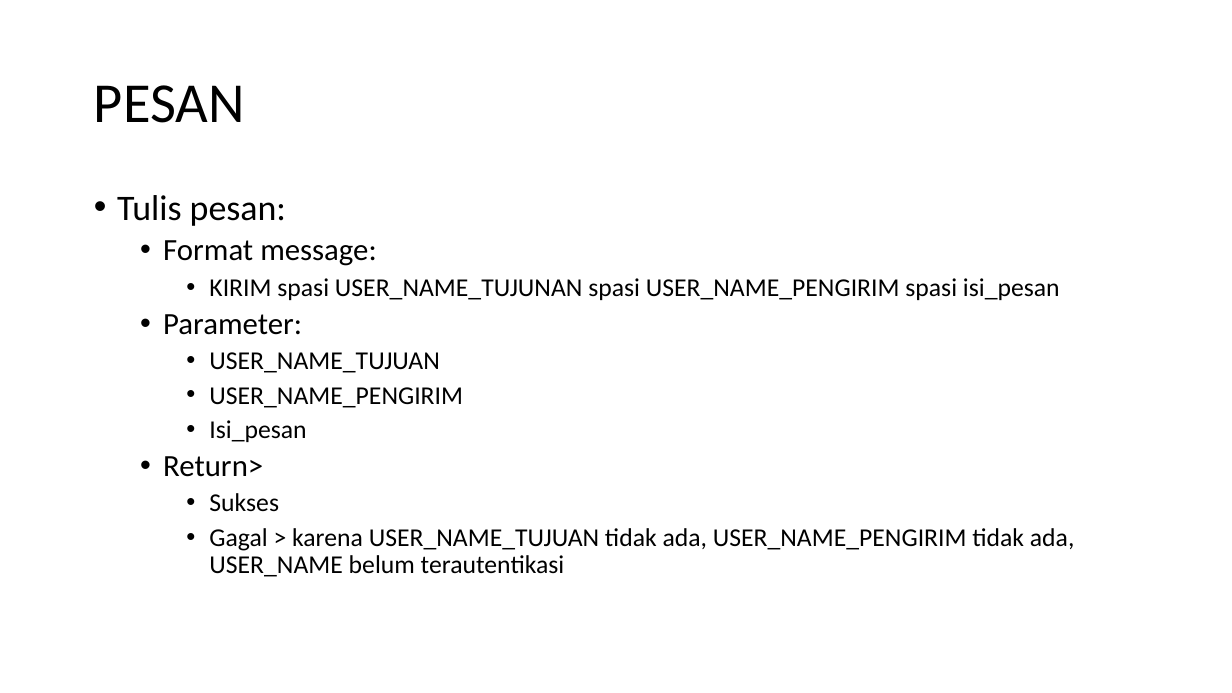
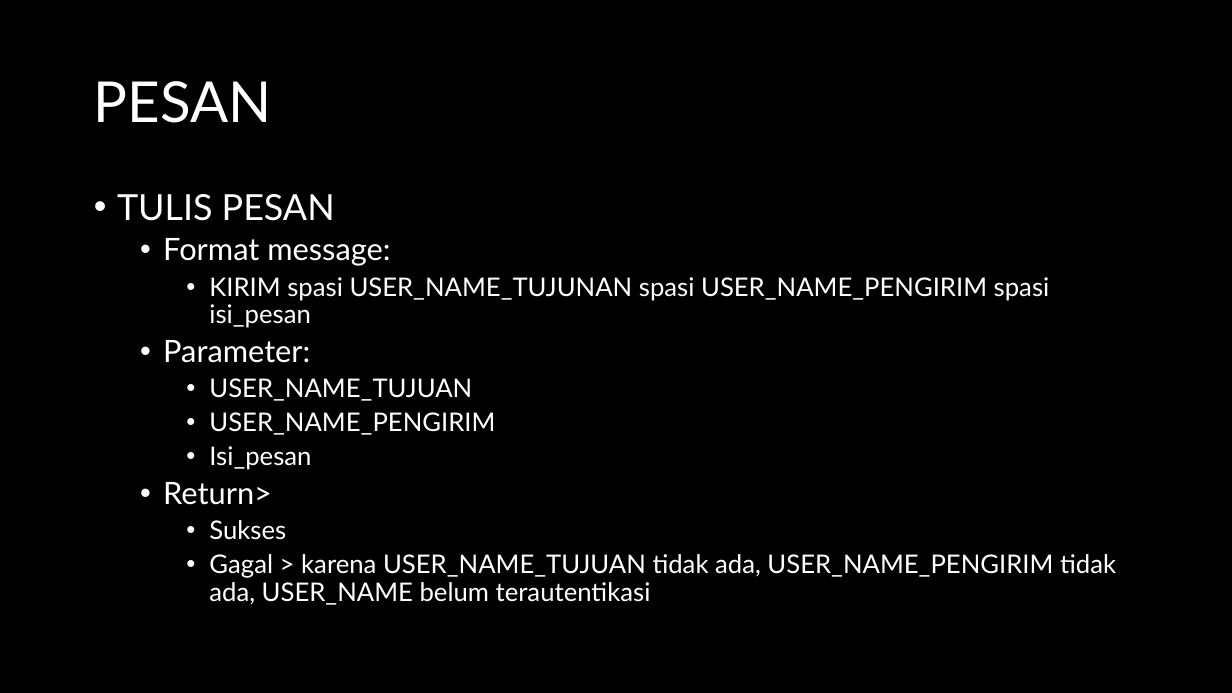
Before and after one commit to jeffrynasri/Kuliah-Progjar-E, a slide deck: slide 4 of DRAFT-CHAT-SERVER.pptx (slide 3 before the commit). Drawn at 1232x693 pixels with LibreOffice and Linux fonts; fonts in the diff are those of the drawing; background and template pictures are left out. Boxes give left, top, right and bottom in pixels: in the first picture for what was removed or moved away, otherwise in the second. Text is boxed around its words. In the diff, an @@ line names an element or a change of style, - is before the commit and + after.

```diff
--- a/DRAFT-CHAT-SERVER.pptx
+++ b/DRAFT-CHAT-SERVER.pptx
@@ background picture (left out) to #000000 @@
@@ title "PESAN" at [94,81,272,123]: font Calibri to Lato, text colour #000000 to #FFFFFF @@
@@ text at [117,194,335,221]: text changed; font Calibri to Lato; text colour #000000 to #FFFFFF @@
-• Tulis pesan:
+• TULIS PESAN
@@ text at [163,238,1116,605]: font Calibri to Lato, text colour #000000 to #FFFFFF @@
```
Also in this commit, not shown: 5 other slides changed, 3 slides added, 1 slide removed.
